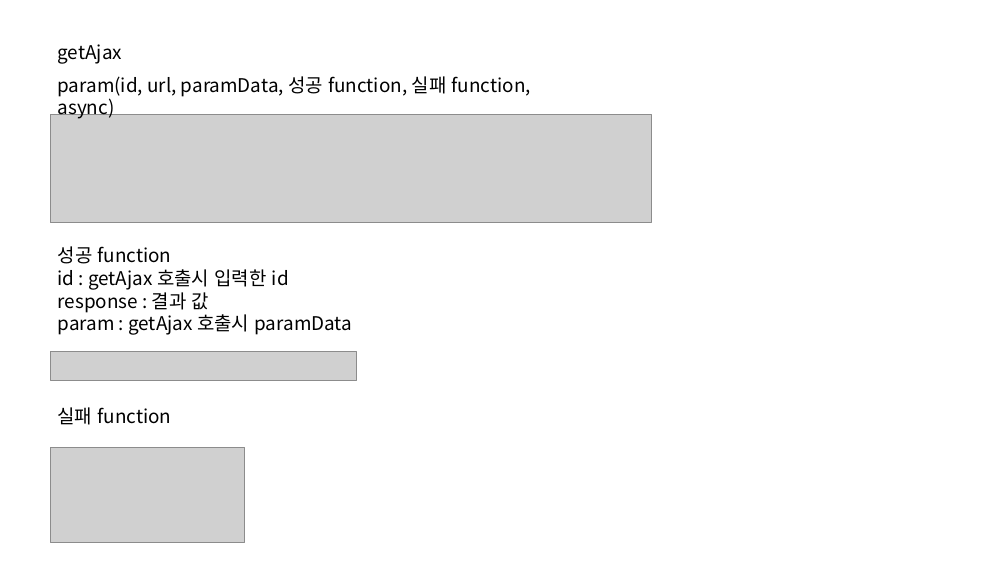
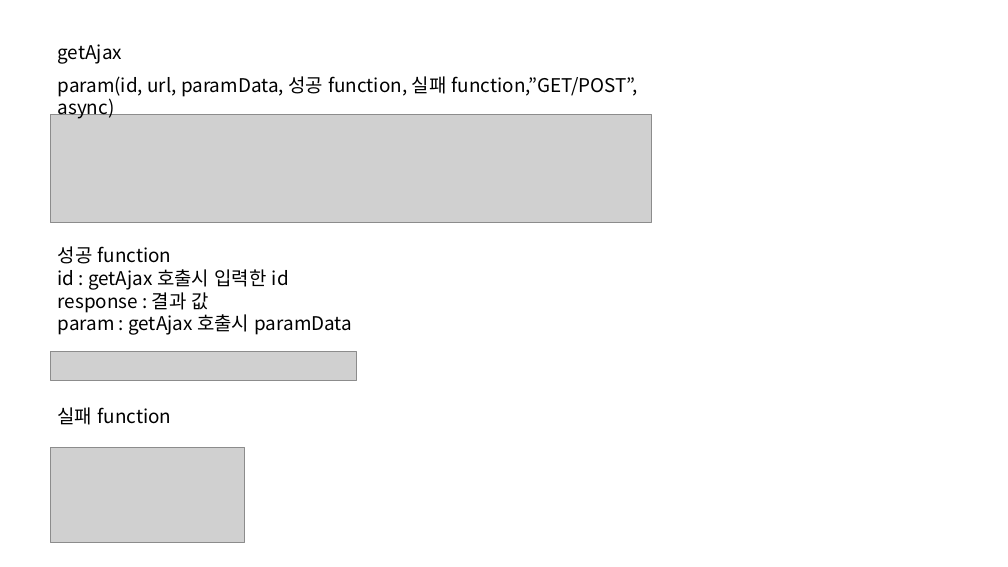
Before and after one commit to nice-zinidata/ziniDataSpringBoot, a slide deck: slide 7 of doc/프로젝트환경.pptx (slide 6 before the commit). Drawn at 1008x567 pixels with LibreOffice and Linux fonts; fonts in the diff are those of the drawing; grey boxes stand for pictures. Boxes give left, top, right and bottom in pixels: in the first picture for what was removed or moved away, otherwise in the second. Text is boxed around its words. In the diff, an @@ line names an element or a change of style, - is before the commit and + after.

```diff
--- a/doc/프로젝트환경.pptx
+++ b/doc/프로젝트환경.pptx
@@ text at [58, 76, 638, 97]: text changed @@
-param(id, url, paramData, 성공 function, 실패 function, async)
+param(id, url, paramData, 성공 function, 실패 function,”GET/POST”, async)
```
Also in this commit, not shown: 2 other slides changed, 1 slide added, 1 other file.
